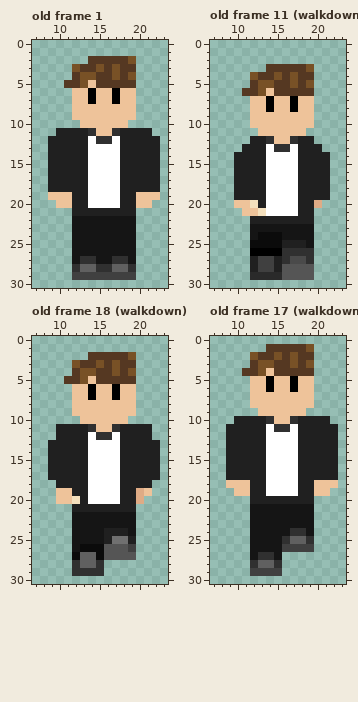
Pixel-art file -- Assets/Art/Aseprite/wilbursoot.aseprite. Above: the version before the commit.
32x32 pixels, 18 frames. Colours within 5 levels of each other are drawn and written as one. Shown: old frame 1: x 7..23, y 0..30; old frame 11 (walkdown): x 7..23, y 0..30; old frame 18 (walkdown): x 7..23, y 0..30; old frame 17 (walkdown): x 7..23, y 0..30. The commit also changed other frames, which this record leaves out.
The same view after the edit:
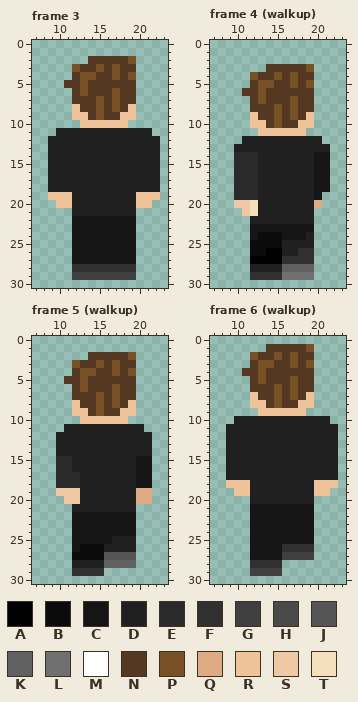
Palette (. is transparent): A #000000  B #0b0b0b  C #151515  D #202020  E #2a2a2a  F #303030  G #404040  H #4a4a4a  J #555555  K #606060  L #707070  M #ffffff  N #553822  P #785126  Q #dfab85  R #eec39a  S #efc8a4  T #f4e0bd
A new or re-ordered frame is compared with the old frame closest to it.
What changed:
frames 18 -> 35
--- frame 3 is new; against old frame 1
@@ x 7..23 @@
  4 .....NPPNNPNP....
- 5 ....NNPRNNNNN....
- 6 .....RRARRARR....
- 7 .....RRARRARR....
- 8 .....RRRRRRRR....
- 9 .....RRRRRRRR....
+ 5 ....NNPNNNNNN....
+ 6 .....NPNNNPNN....
+ 7 .....NNNPNPNN....
+ 8 .....RNNPNPNR....
+ 9 .....RRNPNNRR....
 10 ......RRRRRR.....
-11 ...DDDDFRRFDDDD..
-12 ..DDDDDMFFMDDDDD.
-13 ..DDDDDMMMMDDDDD.
-14 ..DDDDDMMMMDDDDD.
-15 ..DDDDDMMMMDDDDD.
-16 ..DDDDDMMMMDDDDD.
-17 ..DDDDDMMMMDDDDD.
-18 ..DDDDDMMMMDDDDD.
-19 ..RRRDDMMMMDDRRR.
-20 ...RRDDMMMMDDRR..
+11 ...DDDDDDDDDDDD..
+12 ..DDDDDDDDDDDDDD.
+13 ..DDDDDDDDDDDDDD.
+14 ..DDDDDDDDDDDDDD.
+15 ..DDDDDDDDDDDDDD.
+16 ..DDDDDDDDDDDDDD.
+17 ..DDDDDDDDDDDDDD.
+18 ..DDDDDDDDDDDDDD.
+19 ..RRRDDDDDDDDRRR.
+20 ...RRDDDDDDDDRR..
 21 .....DDDDDDDD....
@@ x 11..20 @@
 26 .CCCCCCCC.
-27 .CFFCCFFC.
-28 .FKKFFKKF.
+27 .CCCCCCCC.
+28 .FFFFFFFF.
 29 .GGGGGGGG.
--- frame 4 (walkup) is new; against old frame 11 (walkdown)
@@ x 7..23 @@
  5 .....NPPNNPNP....
- 6 ....NNPRNNNNN....
- 7 .....RRARRARR....
- 8 .....RRARRARR....
- 9 .....RRRRRRRR....
-10 .....RRRRRRRR....
+ 6 ....NNPNNNNNN....
+ 7 .....NPNNNPNN....
+ 8 .....NNNPNPNN....
+ 9 .....RNNPNPNR....
+10 .....RRNPNNRR....
 11 ......RRRRRR.....
-12 .....DDFRRFDD....
-13 ....DDDMFFMDDD...
-14 ...DDDDMMMMDDDD..
-15 ...DDDDMMMMDDDD..
-16 ...DDDDMMMMDDDD..
-17 ...DDDDMMMMDDDD..
-18 ...DDDDMMMMDDDD..
-19 ...DDDDMMMMDDDD..
-20 ...RRTDMMMMDDQ...
-21 ....RRTMMMMDD....
+12 ....DDDDDDDDDD...
+13 ...DDDDDDDDDDDD..
+14 ...EEEDDDDDDDCC..
+15 ...EEEDDDDDDDCC..
+16 ...EEEDDDDDDDCC..
+17 ...EEEDDDDDDDCC..
+18 ...EEEDDDDDDDCC..
+19 ...EEEDDDDDDDC...
+20 ...SSTDDDDDDDQ...
+21 ....STDDDDDDD....
 22 .....DDDDDDDD....
 23 .....CCCCCCCC....
-24 .....CBBBCCCC....
-25 .....BBBBDDDC....
-26 .....AAAAFFFF....
-27 .....DGGDFHHF....
-28 .....DGGDJJJJ....
-29 .....EEEEJJJJ....
+24 .....CBBBCCCD....
+25 .....BBBBDDDD....
+26 .....BBAADDFF....
+27 .....AAAAFFFF....
+28 .....DDDDKKKK....
+29 .....FFFFLLLL....
 30 .................
--- frame 5 (walkup) is new; against old frame 18 (walkdown)
@@ x 7..23 @@
  4 .....NPPNNPNP....
- 5 ....NNPRNNNNN....
- 6 .....RRARRARR....
- 7 .....RRARRARR....
- 8 .....RRRRRRRR....
- 9 .....RRRRRRRR....
+ 5 ....NNPNNNNNN....
+ 6 .....NPNNNPNN....
+ 7 .....NNNPNPNN....
+ 8 .....RNNPNPNR....
+ 9 .....RRNPNNRR....
 10 ......RRRRRR.....
-11 ...DDDDFRRFDDDD..
-12 ...DDDDMFFMDDDD..
-13 ..DDDDDMMMMDDDDD.
-14 ..DDDDDMMMMDDDDD.
-15 ..DDDDDMMMMDDDDD.
-16 ..DDDDDMMMMDDDDD.
-17 ..DDDDDMMMMDDDDD.
-18 ...DDDDMMMMDDDD..
-19 ...RRDDMMMMDDQR..
-20 ...RRTDMMMMDDQ...
+11 ....DDDDDDDDDD...
+12 ...DDDDDDDDDDDD..
+13 ...DDDDDDDDDDDD..
+14 ...DDDDDDDDDDDD..
+15 ...EEDDDDDDDDCC..
+16 ...EEDDDDDDDDCC..
+17 ...EEEDDDDDDDCC..
+18 ...EEEDDDDDDDCC..
+19 ...SSSDDDDDDDQQ..
+20 ....SSDDDDDDDQQ..
 21 .....DDDDDDDD....
@@ x 7..23 @@
 23 .....CCCCCCCC....
-24 .....CCCCDDDC....
-25 .....CCCCDLLD....
-26 .....CBBBJJJG....
-27 .....BKKBJJJJ....
-28 .....FKKF........
+24 .....CCCCCCCC....
+25 .....CCCCCDDD....
+26 .....CBBBDDDD....
+27 .....BBBBJJJJ....
+28 .....DDDDKKKK....
 29 .....FFFF........
--- frame 6 (walkup) is new; against old frame 17 (walkdown)
@@ x 7..23 @@
  3 .....NPPNNPNP....
- 4 ....NNPRNNNNN....
- 5 .....RRARRARR....
- 6 .....RRARRARR....
- 7 .....RRRRRRRR....
- 8 .....RRRRRRRR....
+ 4 ....NNPNNNNNN....
+ 5 .....NPNNNPNN....
+ 6 .....NNNPNPNN....
+ 7 .....RNNPNPNR....
+ 8 .....RRNPNNRR....
  9 ......RRRRRR.....
-10 ...DDDDFRRFDDDD..
-11 ..DDDDDMFFMDDDDD.
-12 ..DDDDDMMMMDDDDD.
-13 ..DDDDDMMMMDDDDD.
-14 ..DDDDDMMMMDDDDD.
-15 ..DDDDDMMMMDDDDD.
-16 ..DDDDDMMMMDDDDD.
-17 ..DDDDDMMMMDDDDD.
-18 ..RRRDDMMMMDDRRR.
-19 ...RRDDMMMMDDRR..
+10 ...DDDDDDDDDDDD..
+11 ..DDDDDDDDDDDDDD.
+12 ..DDDDDDDDDDDDDD.
+13 ..DDDDDDDDDDDDDD.
+14 ..DDDDDDDDDDDDDD.
+15 ..DDDDDDDDDDDDDD.
+16 ..DDDDDDDDDDDDDD.
+17 ..DDDDDDDDDDDDDD.
+18 ..RRRDDDDDDDDRRR.
+19 ...RRDDDDDDDDRR..
 20 .....DDDDDDDD....
@@ x 11..21 @@
 23 .CCCCCCCC..
-24 .CCCCCFFC..
-25 .CCCCFKKF..
-26 .CCCCGGGG..
-27 .CFFC......
-28 .FKKF......
+24 .CCCCCCCC..
+25 .CCCCCCCC..
+26 .CCCCFFFF..
+27 .CCCCGGGG..
+28 .FFFF......
 29 .GGGG......
Pixel boxes of the changes (left, top, right, bottom) in both pictures:
changed: (72, 80, 136, 208)
changed: (80, 256, 128, 272)
changed: (234, 88, 330, 280)
changed: (48, 376, 160, 504)
changed: (72, 528, 136, 568)
changed: (250, 368, 314, 496)
changed: (258, 528, 314, 568)
